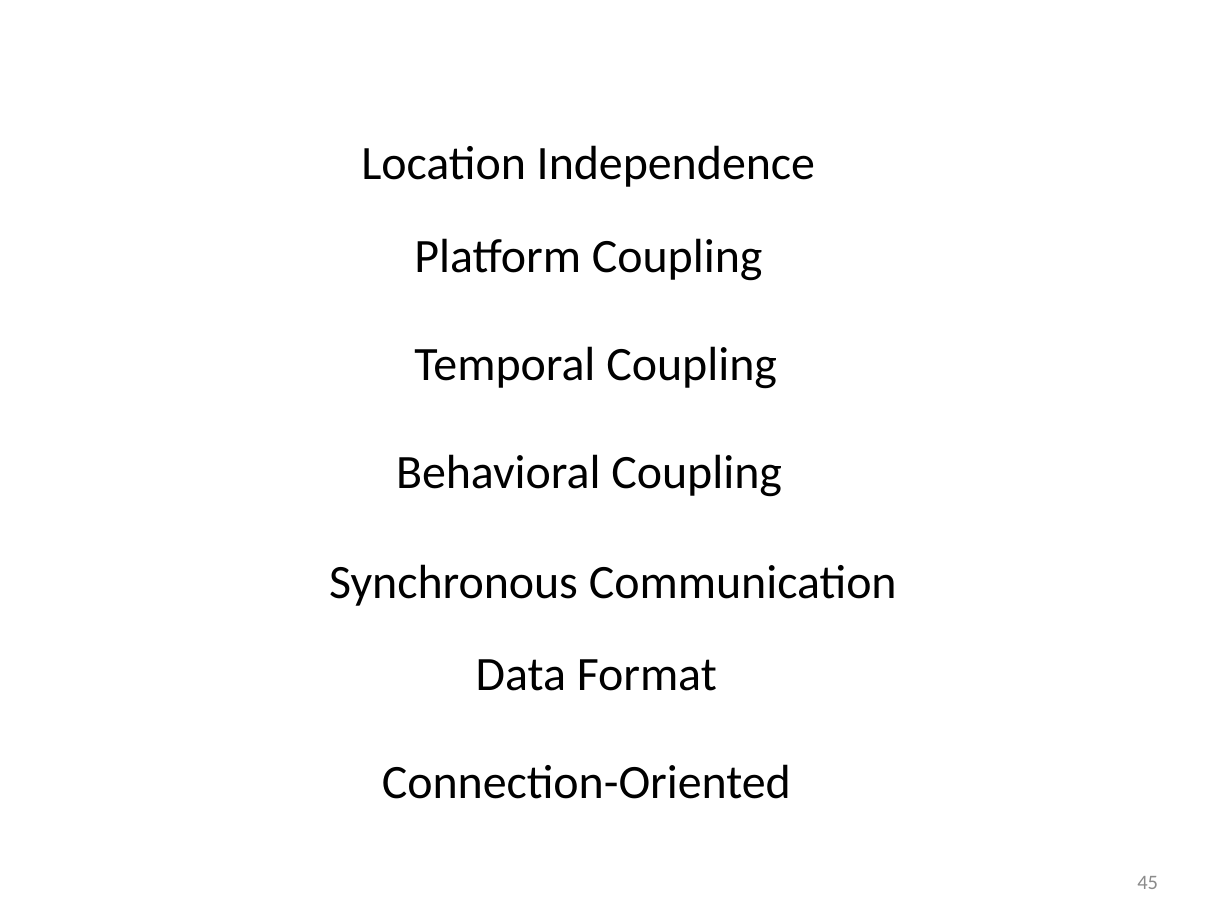
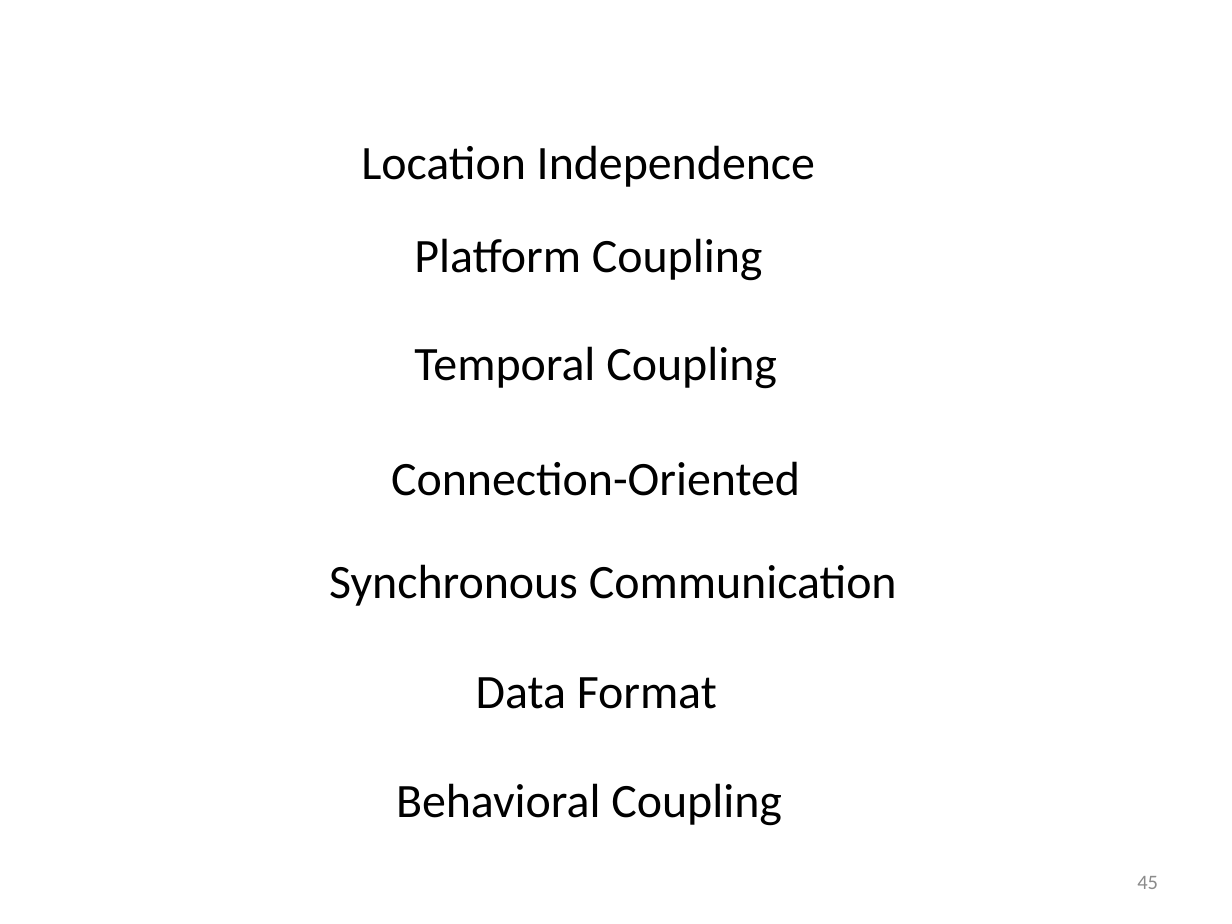
Before and after one commit to iancooper/Presentations, a slide deck: slide 45 of Practical Messaging - Day 1.pptx. Drawn at 1232x924 pixels with LibreOffice and Linux fonts; fonts in the diff are those of the drawing. Boxes give left, top, right and bottom in pixels: in the first picture for what was removed or moved away, otherwise in the second. Text is boxed around its words. In the diff, an @@ line names an element or a change of style, - is before the commit and + after.

```diff
--- a/Practical Messaging - Day 1.pptx
+++ b/Practical Messaging - Day 1.pptx
@@ text "Connection-Oriented" moved from (x1=382, y1=764, x2=791, y2=799) to (x1=391, y1=461, x2=800, y2=496) @@
@@ text "Data Format" moved from (x1=476, y1=659, x2=717, y2=691) to (x1=476, y1=677, x2=717, y2=709) @@
@@ text "Behavioral Coupling" moved from (x1=396, y1=454, x2=782, y2=497) to (x1=396, y1=783, x2=782, y2=826) @@
```
Also in this commit, not shown: 9 other slides changed, 2 slides added, 2 slides removed, 1 other file.
